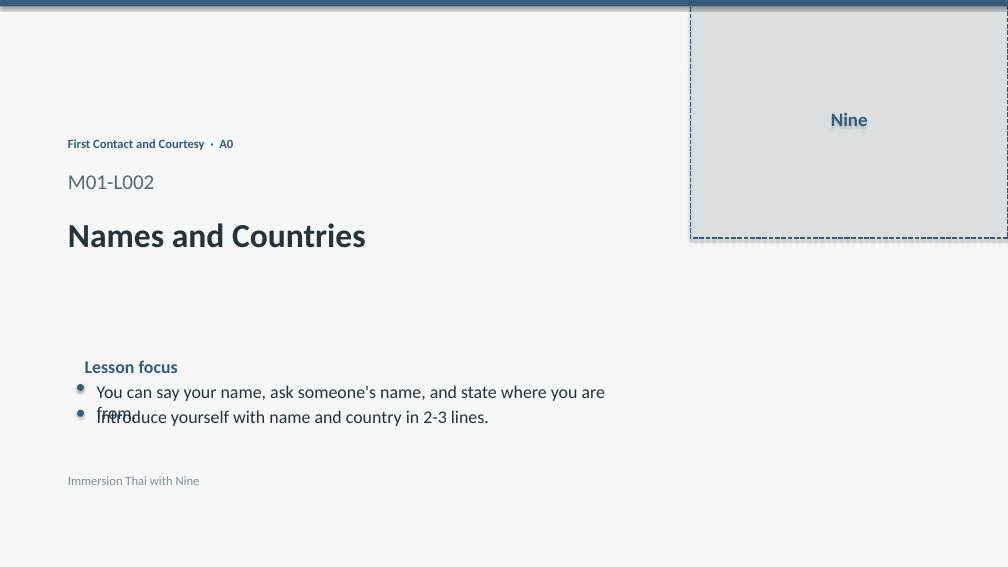
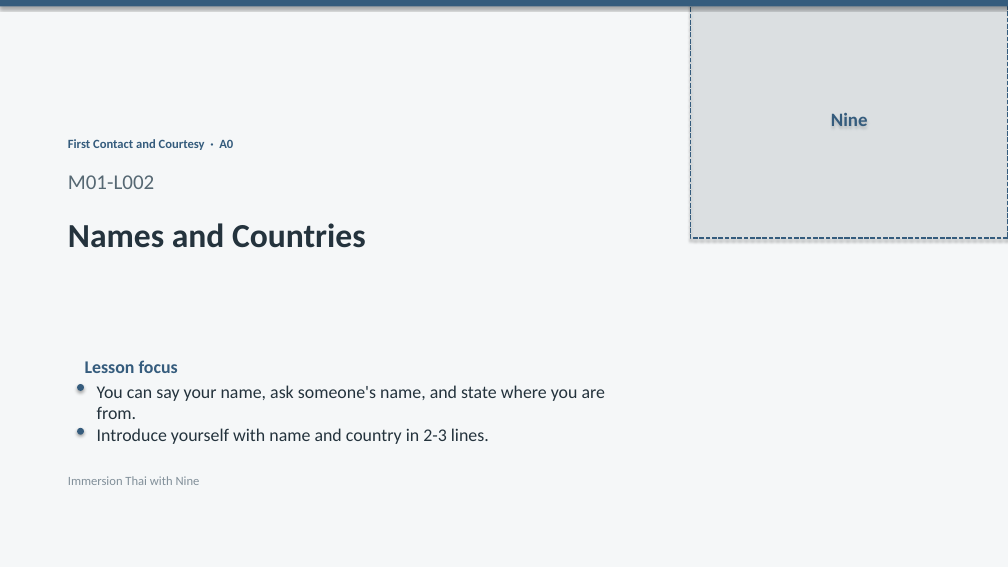
Before and after one commit to OTFTCS/thai-nine, a slide deck: slide 1 of course/modules/M01/L002/M01-L002-canva-deck.pptx. Drawn at 1008x567 pixels with LibreOffice and Linux fonts; fonts in the diff are those of the drawing. Boxes give left, top, right and bottom in pixels: in the first picture for what was removed or moved away, otherwise in the second. Text is boxed around its words. In the diff, an @@ line names an element or a change of style, - is before the commit and + after.

```diff
--- a/course/modules/M01/L002/M01-L002-canva-deck.pptx
+++ b/course/modules/M01/L002/M01-L002-canva-deck.pptx
@@ text "You can say your name, ..." rewrapped from [97, 385, 605, 401] to [97, 385, 605, 419] @@
@@ ellipse: place and size @@
-ellipse at [77, 410, 84, 417]
+ellipse at [77, 428, 84, 435]
@@ text "Introduce yourself with name and ...": place and size @@
-text "Introduce yourself with name and ..." at [97, 409, 489, 426]
+text "Introduce yourself with name and ..." at [97, 428, 489, 444]
```
Also in this commit, not shown: 3 other slides changed, 3 other files.
